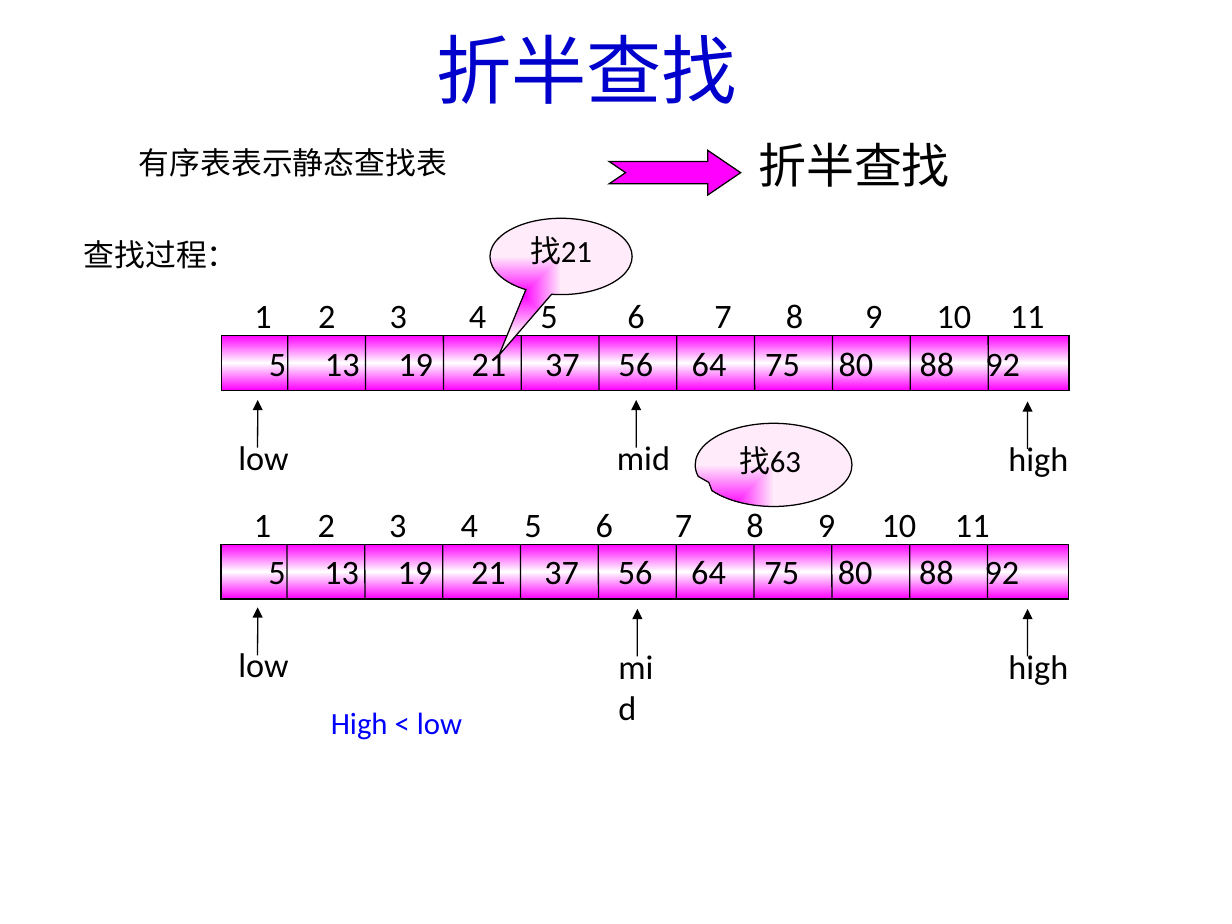
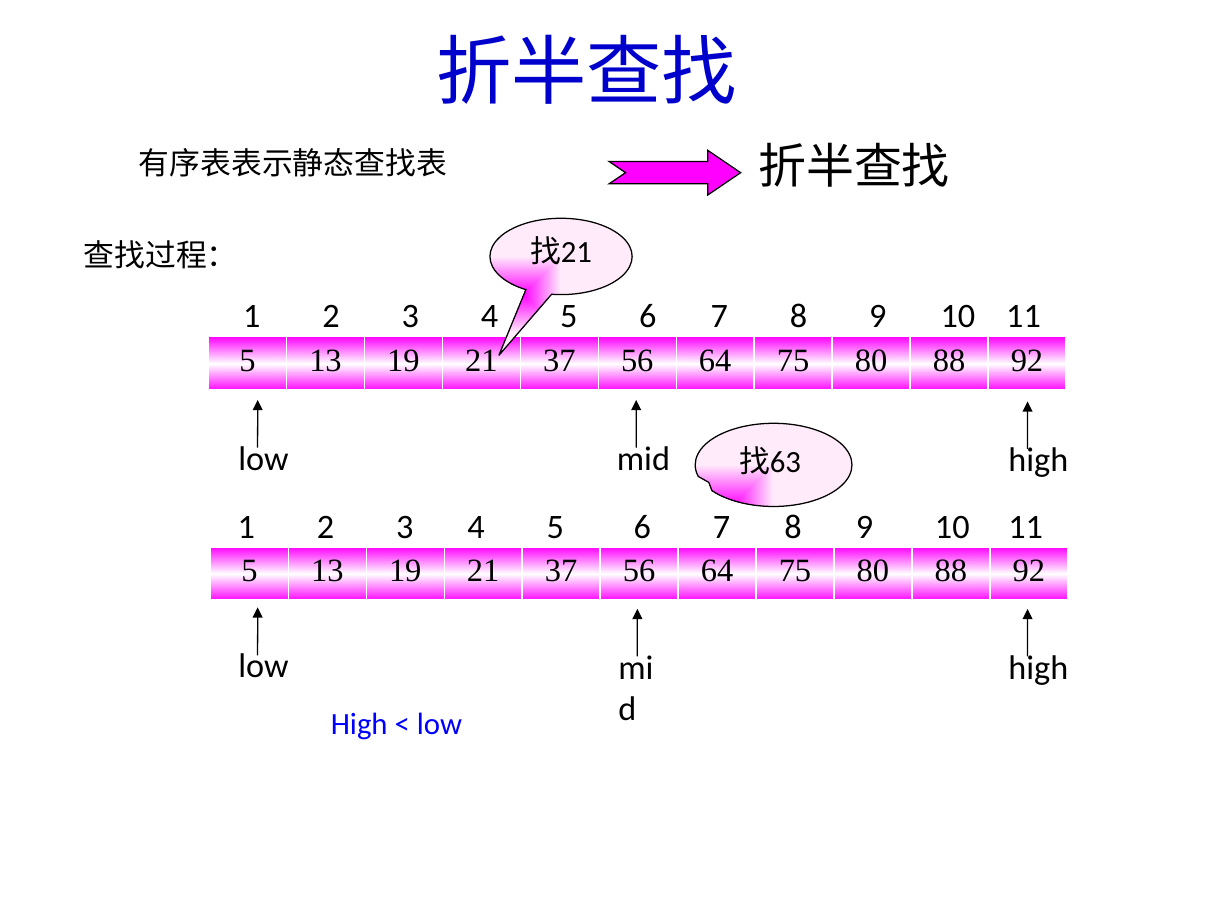
Before and after one commit to Gempittance/Data_Structur_Build, a slide deck: slide 12 of 数据结构PPT/ds9.pptx. Drawn at 1232x924 pixels with LibreOffice and Linux fonts; fonts in the diff are those of the drawing. Boxes give left, top, right and bottom in pixels: in the first picture for what was removed or moved away, otherwise in the second. Text is boxed around its words. In the diff, an @@ line names an element or a change of style, - is before the commit and + after.

```diff
--- a/数据结构PPT/ds9.pptx
+++ b/数据结构PPT/ds9.pptx
@@ text "1 2 3 4 5 ..." rewrapped from (254, 300, 1045, 337) to (243, 303, 1041, 328) @@
@@ table added at (208, 336, 1062, 391), 1 rows, 11 columns @@
+5 | 13 | 19 | 21 | 37 | 56 | 64 | 75 | 80 | 88 | 92
@@ group removed at (222, 335, 1069, 391): 10 lines, 1 rectangle @@
-5 13 19 21 37 56 64 75 80 88 92
@@ text "1 2 3 4 5 ..." rewrapped from (254, 513, 990, 546) to (238, 514, 1043, 539) @@
@@ table added at (211, 547, 1064, 601), 1 rows, 11 columns @@
+5 | 13 | 19 | 21 | 37 | 56 | 64 | 75 | 80 | 88 | 92
@@ group removed at (221, 545, 1068, 599): 10 lines, 1 rectangle @@
-5 13 19 21 37 56 64 75 80 88 92
```
Also in this commit, not shown: 19 other slides changed, 5 slides added.
